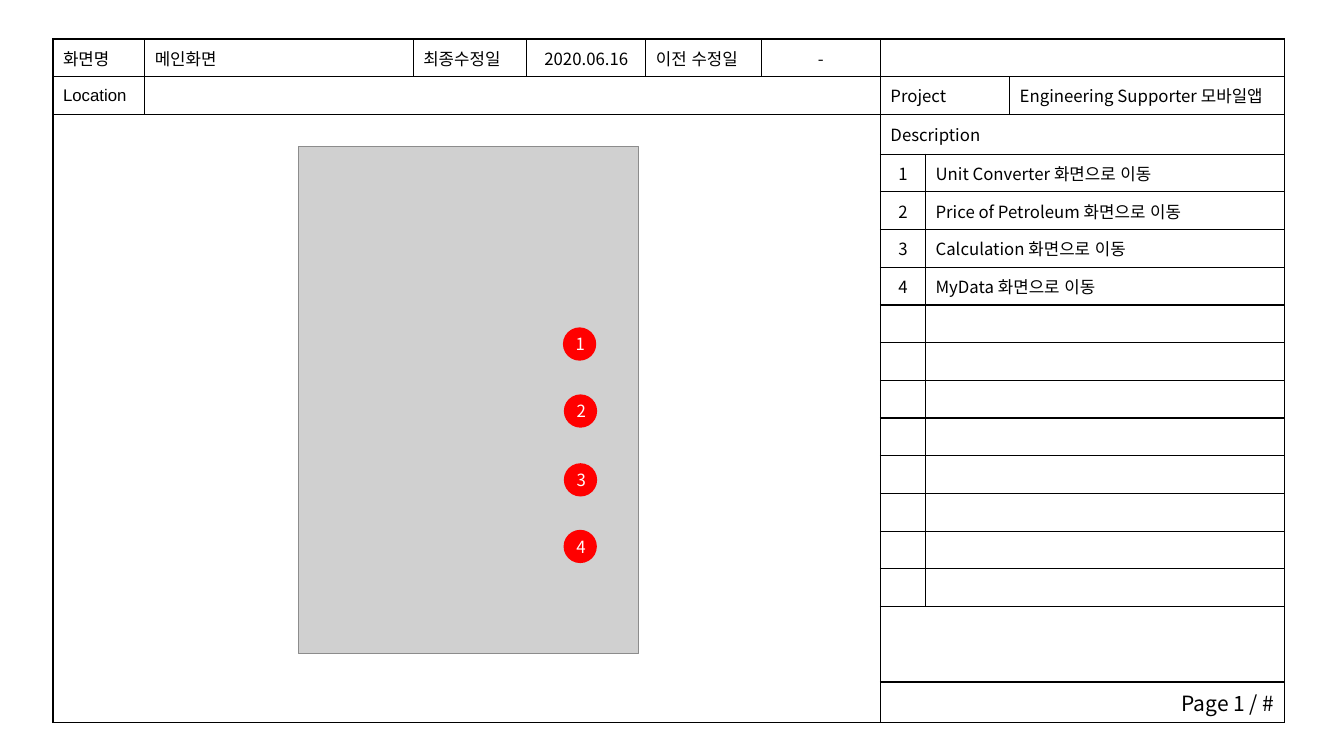
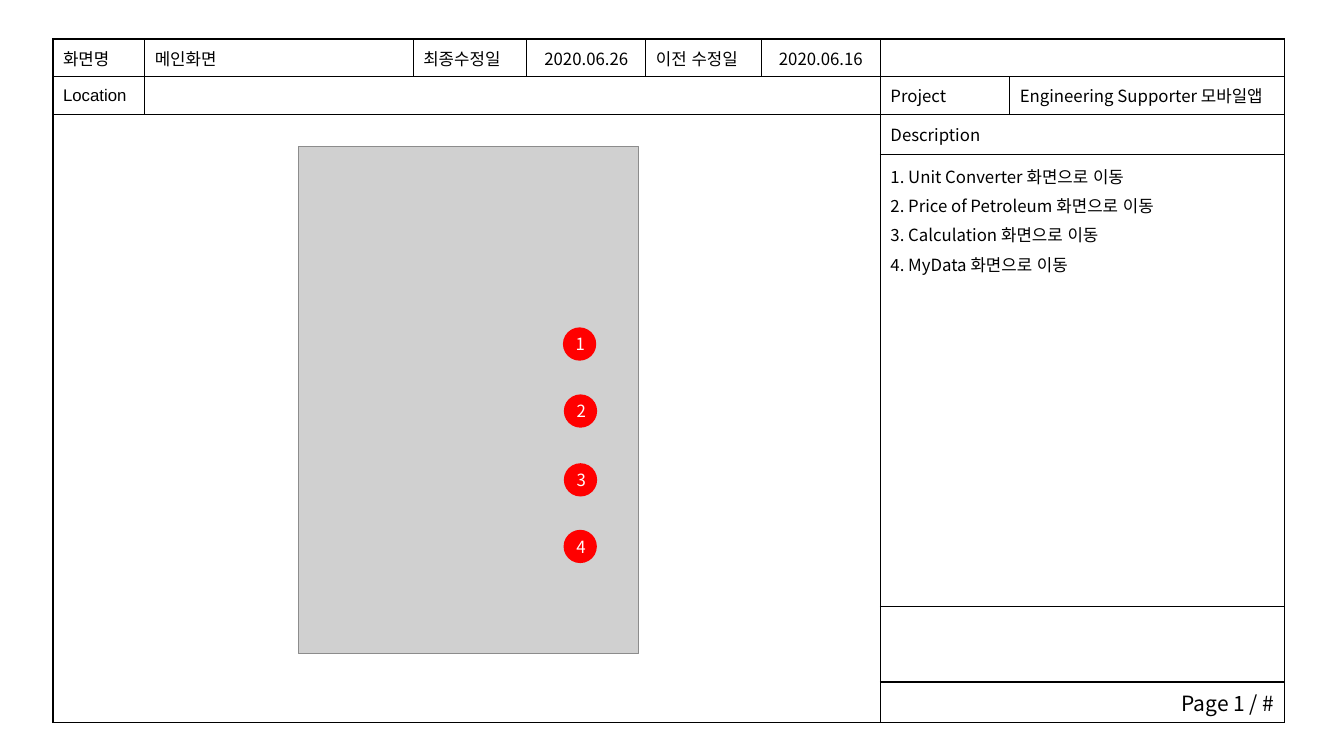
Before and after one commit to woocharle/ict.edu.UI-and-UX, a slide deck: slide 1 of 4.아키텍처설계/스토리보드.pptx. Drawn at 1344x756 pixels with LibreOffice and Linux fonts; fonts in the diff are those of the drawing; grey boxes stand for pictures. Boxes give left, top, right and bottom in pixels: in the first picture for what was removed or moved away, otherwise in the second. Text is boxed around its words. In the diff, an @@ line names an element or a change of style, - is before the commit and + after.

```diff
--- a/4.아키텍처설계/스토리보드.pptx
+++ b/4.아키텍처설계/스토리보드.pptx
@@ table at (53, 39, 1286, 720) @@
-화면명 | 메인화면 | 최종수정일 | 2020.06.16 | 이전 수정일 | - |  |  | 
-Location |  |  |  |  |  | Project |  | Engineering Supporter 모바일앱
- |  |  |  |  |  | Description |  | 
- |  |  |  |  |  | 1 | Unit Converter 화면으로 이동 | 
- |  |  |  |  |  | 2 | Price of Petroleum 화면으로 이동 | 
- |  |  |  |  |  | 3 | Calculation 화면으로 이동 | 
- |  |  |  |  |  | 4 | MyData 화면으로 이동 | 
- |  |  |  |  |  |  |  | 
- |  |  |  |  |  |  |  | 
- |  |  |  |  |  |  |  | 
- |  |  |  |  |  |  |  | 
- |  |  |  |  |  |  |  | 
- |  |  |  |  |  |  |  | 
- |  |  |  |  |  |  |  | 
- |  |  |  |  |  |  |  | 
- |  |  |  |  |  |  |  | 
- |  |  |  |  |  | Page 1 / # |  | 
+화면명 | 메인화면 | 최종수정일 | 2020.06.26 | 이전 수정일 | 2020.06.16 |  | 
+Location |  |  |  |  |  | Project | Engineering Supporter 모바일앱
+ |  |  |  |  |  | Description | 
+ |  |  |  |  |  | 1. Unit Converter 화면으로 이동 / 2. Price of Petroleum 화면으로 이동 / 3. Calculation 화면으로 이동 / 4. MyData 화면으로 이동 | 
+ |  |  |  |  |  |  | 
+ |  |  |  |  |  | Page 1 / # | 
```
Also in this commit, not shown: 12 other slides changed, 4 slides added, 21 other files.
